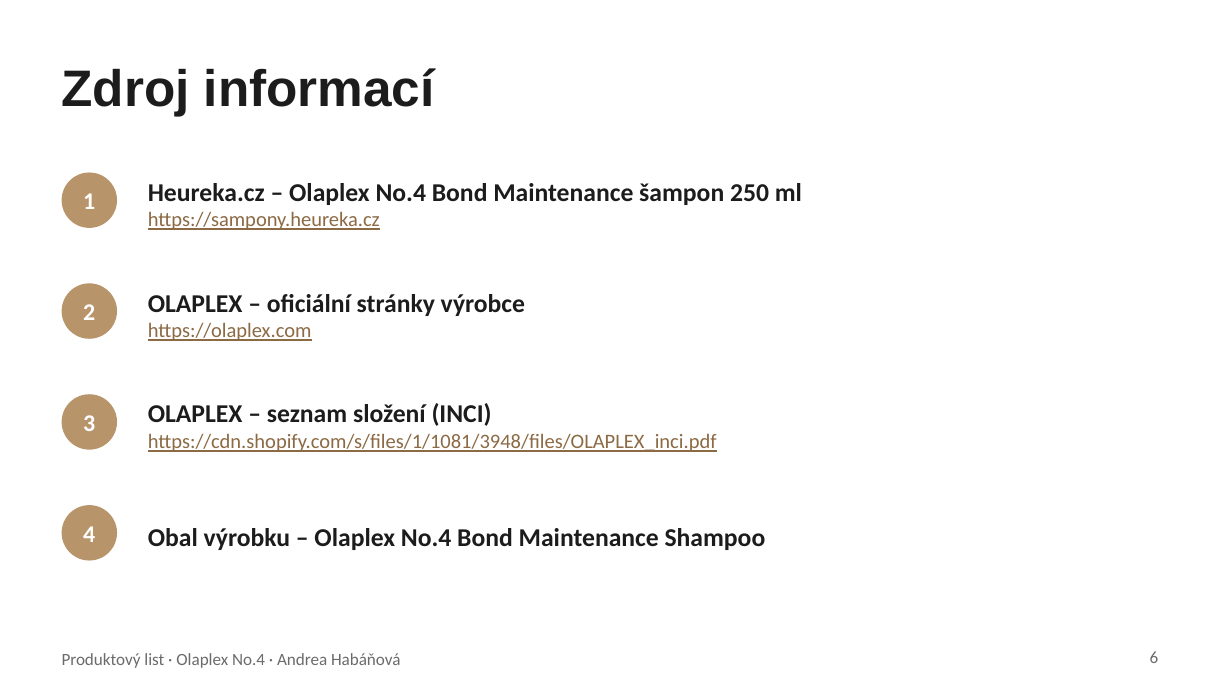
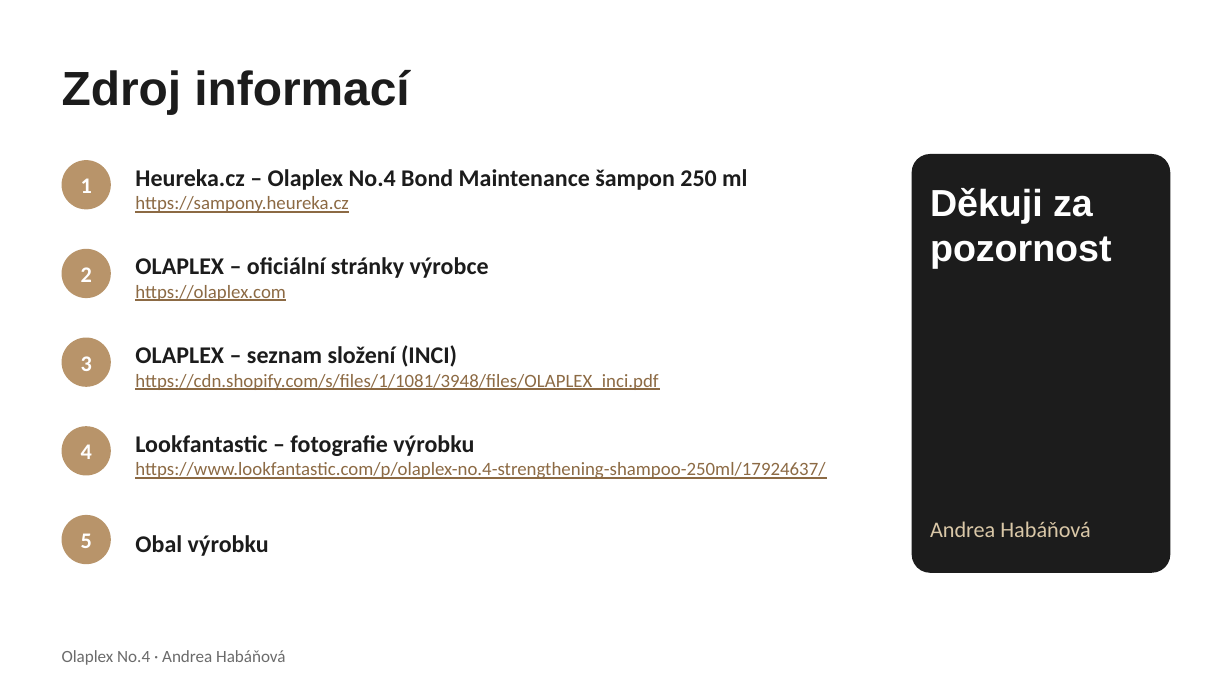
Before and after one commit to tdrzt4grdp-beep/P, a slide deck: slide 8 of prezentace/Produktovy_list_Olaplex_No4.pptx (slide 6 before the commit). Drawn at 1232x693 pixels with LibreOffice and Linux fonts; fonts in the diff are those of the drawing. Boxes give left, top, right and bottom in pixels: in the first picture for what was removed or moved away, otherwise in the second. Text is boxed around its words. In the diff, an @@ line names an element or a change of style, - is before the commit and + after.

```diff
--- a/prezentace/Produktovy_list_Olaplex_No4.pptx
+++ b/prezentace/Produktovy_list_Olaplex_No4.pptx
@@ title "Zdroj informací" at [62, 70, 409, 114]: size 30 to 28 pt @@
@@ text "1": place and size @@
-text "1" at [83, 193, 95, 209]
+text "1" at [81, 178, 92, 193]
@@ ellipse: place and size @@
-ellipse at [62, 172, 117, 228]
+ellipse at [62, 160, 111, 209]
@@ text "Heureka.cz – Olaplex No.4 Bond ...": place and size @@
-text "Heureka.cz – Olaplex No.4 Bond ..." at [148, 183, 802, 230]
+text "Heureka.cz – Olaplex No.4 Bond ..." at [135, 169, 747, 213]
@@ text "Heureka.cz – Olaplex No.4 Bond ..." at [135, 169, 747, 213]: size 15 to 14 pt in "Heureka.cz – Olaplex No.4 Bond Maintenance šampon ..."; size 12 to 11 pt in "https://sampony.heureka.cz" @@
@@ rounded rectangle added at [912, 154, 1170, 573], fill #1C1C1C @@
@@ text added at [930, 188, 1111, 268], 22 pt, text #FFFFFF, bold @@
+Děkuji za pozornost
@@ text "2": place and size @@
-text "2" at [83, 304, 95, 320]
+text "2" at [81, 267, 92, 282]
@@ ellipse: place and size @@
-ellipse at [62, 283, 117, 339]
+ellipse at [62, 249, 111, 298]
@@ text "OLAPLEX – oficiální stránky výrobce": place and size @@
-text "OLAPLEX – oficiální stránky výrobce" at [148, 294, 525, 341]
+text "OLAPLEX – oficiální stránky výrobce" at [135, 257, 489, 301]
@@ text "OLAPLEX – oficiální stránky výrobce" at [135, 257, 489, 301]: size 15 to 14 pt in "OLAPLEX – oficiální stránky výrobce"; size 12 to 11 pt in "https://olaplex.com" @@
@@ text "3": place and size @@
-text "3" at [83, 415, 95, 431]
+text "3" at [81, 356, 92, 371]
@@ ellipse added at [62, 338, 111, 387], fill #B8946A @@
@@ text "OLAPLEX – seznam složení (INCI)": place and size @@
-text "OLAPLEX – seznam složení (INCI)" at [148, 403, 717, 452]
+text "OLAPLEX – seznam složení (INCI)" at [135, 345, 658, 390]
@@ text "OLAPLEX – seznam složení (INCI)" at [135, 345, 658, 390]: size 15 to 14 pt in "OLAPLEX – seznam složení (INCI)"; size 12 to 11 pt in "https://cdn.shopify.com/s/files/1/1081/3948/files/OLAPLEX_in ..." @@
@@ size 14 to 13 pt in 4 elements at [81, 178, 92, 193], [81, 267, 92, 282], [81, 356, 92, 371], [81, 444, 92, 459] @@
@@ text "4": place and size @@
-text "4" at [83, 526, 95, 542]
+text "4" at [81, 444, 92, 459]
@@ ellipse: place and size @@
-ellipse at [62, 394, 117, 450]
+ellipse at [62, 426, 111, 476]
@@ text added at [135, 435, 825, 479], 11 pt, text #8C6A44, underline @@
+Lookfantastic – fotografie výrobku
+https://www.lookfantastic.com/p/olaplex-no.4-strengthening-shampoo-250ml/17924637/
@@ ellipse: place and size @@
-ellipse at [62, 505, 117, 561]
+ellipse at [62, 515, 111, 564]
@@ text added at [81, 533, 92, 548], 13 pt, text #FFFFFF, bold @@
+5
@@ text at [135, 535, 269, 556]: text changed; size 15 to 14 pt @@
-Obal výrobku – Olaplex No.4 Bond Maintenance Shampoo
+Obal výrobku
@@ text added at [930, 521, 1090, 537], 13 pt, text #D9C7A7 @@
+Andrea Habáňová
@@ text at [62, 650, 285, 665]: text changed @@
-Produktový list · Olaplex No.4 · Andrea Habáňová
+Olaplex No.4 · Andrea Habáňová
@@ page number removed at [1150, 651, 1159, 663] @@
-6
```
Also in this commit, not shown: 5 other slides changed, 2 slides added, 8 other files.
